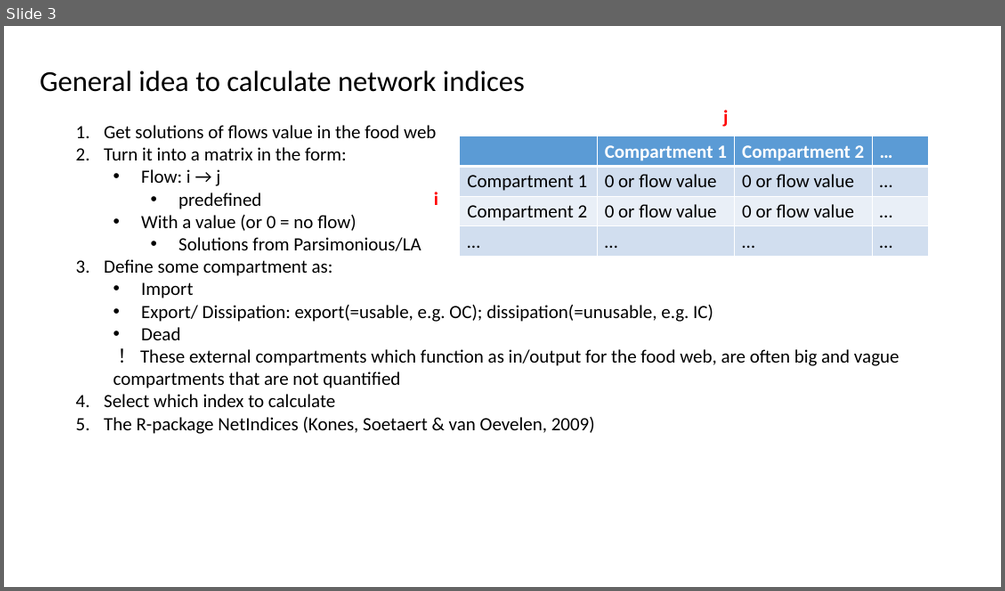
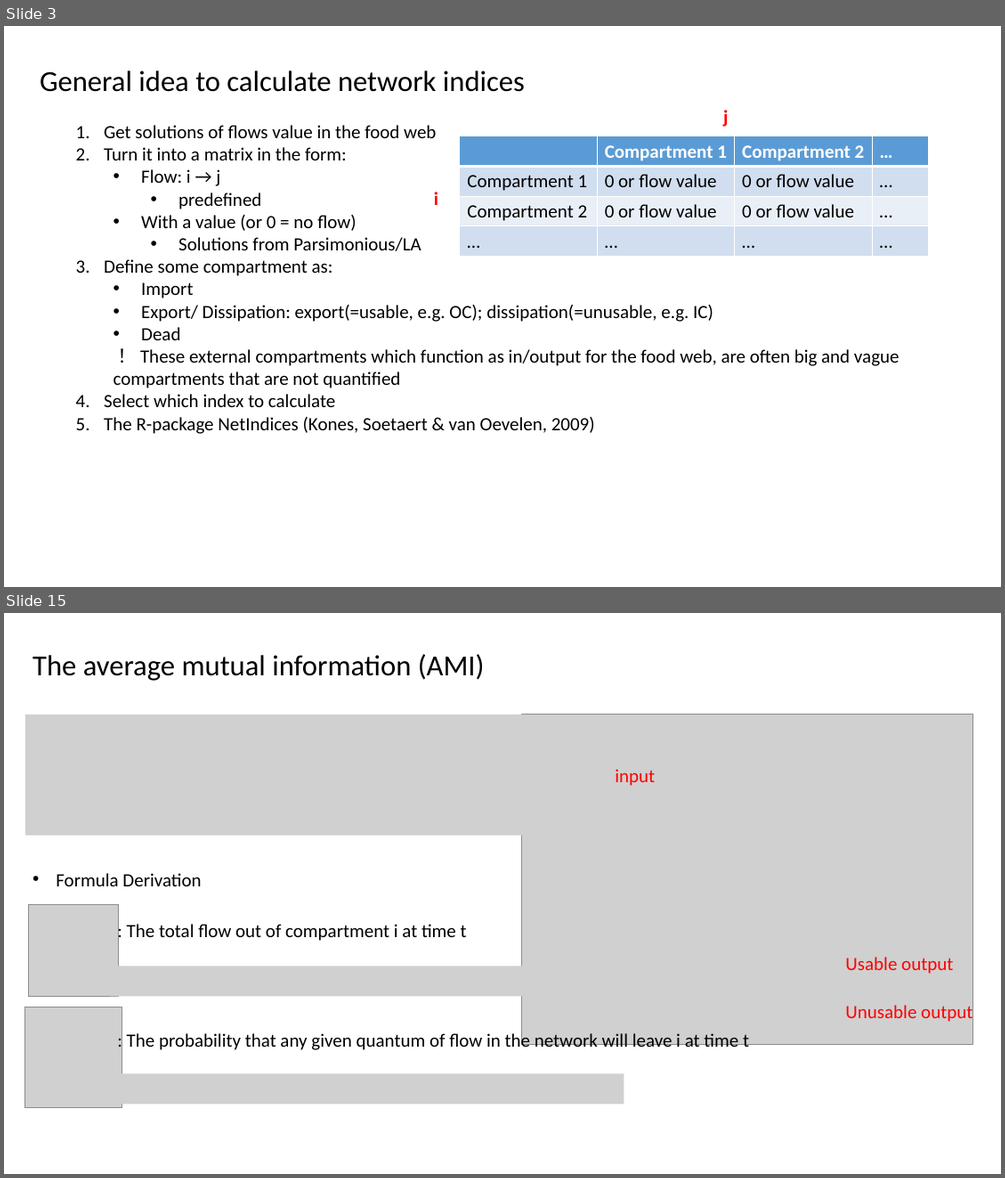
Before and after one commit to chueh1115/GPSC_data, a slide deck: context/GCfoodweb_p3.pptx. Shown one above the other, each under a label of ours: slide 3 before the commit, slides 3 and 15 after it; the slides between them are not shown. The pictures are 1005x591 and 1005x1178 pixels, drawn with LibreOffice and Linux fonts; fonts in the diff are those of the drawing; grey boxes stand for pictures. Boxes give left, top, right and bottom in pixels: in the first picture for what was removed or moved away, otherwise in the second. Text is boxed around its words. In the diff, an @@ line names an element or a change of style, - is before the commit and + after.

```diff
--- a/context/GCfoodweb_p3.pptx
+++ b/context/GCfoodweb_p3.pptx
@@ slide 15 added at [4,613,1001,1174], background #FFFFFF @@
@@ text added at [32,654,485,681], 28 pt, text #000000 @@
+The average mutual information (AMI)
@@ picture added at [25,714,524,835] @@
@@ picture added at [521,714,972,1045] @@
@@ text added at [615,769,655,786], 18 pt, text #FF0000 @@
+input
@@ text added at [56,873,201,886], 18 pt, text #000000 @@
+• Formula Derivation
@@ picture added at [28,905,119,996] @@
@@ text added at [127,924,467,941], 18 pt, text #000000 @@
+: The total flow out of compartment i at time t
@@ text added at [845,957,953,973], 18 pt, text #FF0000 @@
+Usable output
@@ picture added at [110,966,566,996] @@
@@ picture added at [25,1006,122,1108] @@
@@ text added at [845,1005,972,1022], 18 pt, text #FF0000 @@
+Unusable output
@@ text added at [127,1031,749,1053], 18 pt, text #000000 @@
+: The probability that any given quantum of flow in the network will leave i at time t
@@ picture added at [110,1074,624,1103] @@
```
Also in this commit, not shown: 7 slides changed, 6 other slides added, 14 other files.
